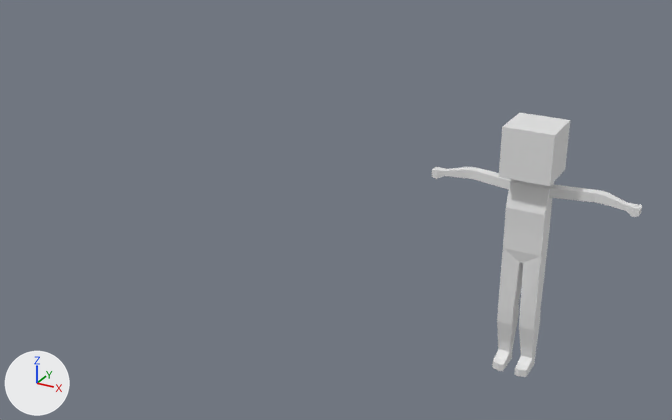
One commit to the Blender file enemys/generic_enemy/model/generic_enemy.blend: the scene before it, then after it.
The view is the same before and after, from a 50 mm lens placed at (1.9, -6.59, 4.34), pointed at (-1.8, 0.14, 0.98). Every picture has the same lights, and +X, +Y and +Z are marked at lower left. The older version comes first.
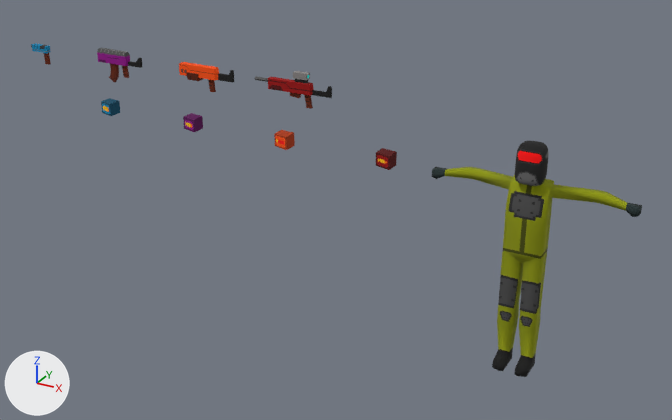
Patch to the scene script:
```diff
--- a/enemys/generic_enemy/model/generic_enemy.blend.py
+++ b/enemys/generic_enemy/model/generic_enemy.blend.py
@@ me_cube @@
 # verts and faces of me_cube; kept vertices keep their numbers, new ones are numbered from 90
-me_cube.from_pydata(...)  # 90 vertices, 79 faces; spans x 0.0..0.83, y -0.17..0.13, z 0.0..1.79
+me_cube.from_pydata(...)  # 87 vertices, 78 faces; spans x 0.0..0.83, y -0.17..0.13, z 0.0..1.79
+# me_cube part 1
+delete_vertices([*range(82, 86)])  # with the faces that use them
+for i in [74, 75, 78, 79]: verts[i] += (0.0, 0.01, 0.0)
+for i in [76, 77, 80, 81]: verts[i] += (0.0, 0.02, 0.0)
+verts[90] = (0.0, 0.0, 1.79)
+faces += [(78, 90, 79), (79, 90, 80), (80, 90, 81)]
+# me_cube part 2: 75 faces spanning x 0.0..0.83, y -0.17..0.13, z 0.0..1.74 switch from no material to mat_enemy (picture img_enemy_png)
@@ me_cube_003 @@
 # verts and faces of me_cube_003; kept vertices keep their numbers, new ones are numbered from 8
-me_cube_003.from_pydata(...)  # 8 vertices, 6 faces; spans x -0.2..0.2, y -0.2..0.2, z 1.718..2.118
+me_cube_003.from_pydata(...)  # 12 vertices, 8 faces; spans x 0.0..0.145, y -0.149..0.11, z 1.637..2.007
+# me_cube_003 part 3
+delete_vertices([*range(0, 8)])  # with the faces that use them
+verts[8] = (0.0, -0.149, 1.782)
+verts[9] = (0.0, -0.149, 2.007)
+verts[10] = (0.0, -0.149, 1.637)
+for new, old in zip([11, 12, 13], [8, 9, 10]): verts[new] = verts[old] + (0.145, 0.028, 0.0)
+verts[14] = (0.0, 0.11, 1.782)
+verts[15] = (0.0, 0.11, 1.97)
+verts[16] = (0.0, 0.11, 1.747)
+for new, old in zip([17, 18, 19], [14, 15, 16]): verts[new] = verts[old] + (0.096, 0.0, 0.0)
+faces += [(14, 15, 18, 17), (11, 17, 18, 12), (10, 16, 19, 13), (14, 17, 19, 16), (11, 13, 19, 17), (9, 12, 18, 15)]
+faces += [(8, 10, 13, 11), (8, 11, 12, 9)]
+# me_cube_003 part 4: the surface is now shaded smooth
+me_cube_003.materials.append(mat_enemy)  # picture img_enemy_png
@@ ob_cube_001 @@
 ob_cube_001.location = (0.0, 0.0, 0.0)
+_m = ob_cube_001.modifiers.new('Mirror', 'MIRROR')
+_m = ob_cube_001.modifiers.new('Subdivision', 'SUBSURF')
+_m = ob_cube_001.modifiers.new('Decimate', 'DECIMATE')
+_m.decimate_type = 'DISSOLVE'
@@ ob_cube_010 @@
+ob_cube_010 = bpy.data.objects.new('Cube.010', me_cube_010)  # 8 vertices, 6 faces; spans x -0.343..-0.196, y -0.037..0.122, z 1.531..1.652; in mat_enemy (picture img_enemy_png)
+ob_cube_010.location = (-1.0, 0.0, 0.0)
@@ ob_cube_009 @@
+ob_cube_009 = bpy.data.objects.new('Cube.009', me_cube_009)  # 8 vertices, 6 faces; spans x -0.343..-0.196, y -0.037..0.122, z 1.531..1.652; in mat_enemy (picture img_enemy_png)
+ob_cube_009.location = (-2.0, 0.0, 0.0)
@@ ob_cube_008 @@
+ob_cube_008 = bpy.data.objects.new('Cube.008', me_cube_008)  # 8 vertices, 6 faces; spans x -0.343..-0.196, y -0.037..0.122, z 1.531..1.652; in mat_enemy (picture img_enemy_png)
+ob_cube_008.location = (-3.0, 0.0, 0.0)
@@ ob_cube_007 @@
+ob_cube_007 = bpy.data.objects.new('Cube.007', me_cube_007)  # 8 vertices, 6 faces; spans x -0.343..-0.196, y -0.037..0.122, z 1.531..1.652; in mat_enemy (picture img_enemy_png)
+ob_cube_007.location = (-4.0, 0.0, 0.0)
@@ ob_cube_004 @@
+ob_cube_004 = bpy.data.objects.new('Cube.004', me_cube_006)  # 24 vertices, 16 faces; spans x -0.036..0.185, y -0.026..0.026, z -0.06..0.124; in mat_enemy (picture img_enemy_png)
+ob_cube_004.location = (-5.0, 0.0, 2.0)
+ob_cube_004.rotation_euler = (0.0, 0.0, 3.142)  # degrees (0, 0, 180)
@@ ob_cube_003 @@
+ob_cube_003 = bpy.data.objects.new('Cube.003', me_cube_005)  # 60 vertices, 50 faces; spans x -0.205..0.312, y -0.032..0.032, z -0.127..0.185; in mat_enemy (picture img_enemy_png)
+ob_cube_003.location = (-4.0, 0.0, 2.0)
+ob_cube_003.rotation_euler = (0.0, 0.0, 3.142)  # degrees (0, 0, 180)
@@ ob_cube_002 @@
+ob_cube_002 = bpy.data.objects.new('Cube.002', me_cube_004)  # 48 vertices, 39 faces; spans x -0.244..0.345, y -0.05..0.05, z -0.06..0.166; in mat_enemy (picture img_enemy_png)
+ob_cube_002.location = (-3.0, 0.0, 2.0)
+ob_cube_002.rotation_euler = (0.0, 0.0, 3.142)  # degrees (0, 0, 180)
@@ ob_cube_005 @@
+ob_cube_005 = bpy.data.objects.new('Cube.005', me_cube_002)  # 68 vertices, 51 faces; spans x -0.234..0.523, y -0.029..0.029, z -0.06..0.24; in mat_enemy (picture img_enemy_png)
+ob_cube_005.location = (-2.0, 0.0, 2.0)
+ob_cube_005.rotation_euler = (0.0, 0.0, 3.142)  # degrees (0, 0, 180)
```

What differs and where, as boxes (x1, y1, x2, y2) in the pictures (672 x 420 px; the box of a moved part takes in the faces that stretch with it):
'Cube.001', reshaped, modifiers changed, recoloured (51% narrower, 38% shorter)
    before: (499, 113, 570, 186)
    after: (515, 141, 549, 186)
'Cube.005', added
    after: (254, 71, 332, 109)
'Cube.002', added (orange)
    after: (179, 62, 234, 92)
'Cube.003', added
    after: (97, 48, 142, 82)
'Cube.010', added
    after: (376, 148, 397, 170)
'Cube.009', added
    after: (274, 130, 295, 150)
'Cube.008', added
    after: (183, 113, 203, 132)
'Cube.007', added
    after: (101, 98, 120, 116)
'Cube.004', added
    after: (31, 43, 51, 65)
part 1 of me_cube, moved or reshaped (mostly hidden)
    before: (510, 179, 552, 190)
    after: (510, 175, 554, 190)
part 2 of me_cube, recoloured (darker)
    both: (432, 167, 642, 377)
part 3 of me_cube_003, moved or reshaped
    before: (499, 113, 570, 186)
    after: (515, 141, 549, 186)
